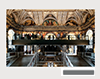
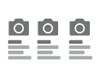
Layers edited between the first and the second 100 × 79 image:
added layer "Layer 12" above "Layer 11" over [4, 5, 100, 73]
painted on "Layer 11" over [0, 0, 100, 79]
hid "Layer 2" over [5, 8, 96, 71]
